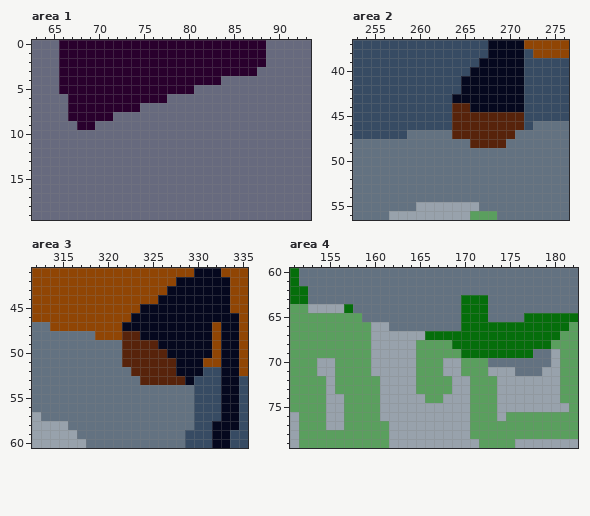
Two states of a pixel-art file, palette_swap_test.ase. Above, as it was before the edit.
480x270 pixels, 1 frame. Colours within 5 levels of each other are drawn and written as one. Shown: area 1: x 63..93, y 0..19; area 2: x 253..276, y 37..56; area 3: x 312..335, y 41..60; area 4: x 151..182, y 60..79. The commit also changed other parts of the picture, which this record leaves out.
The result:
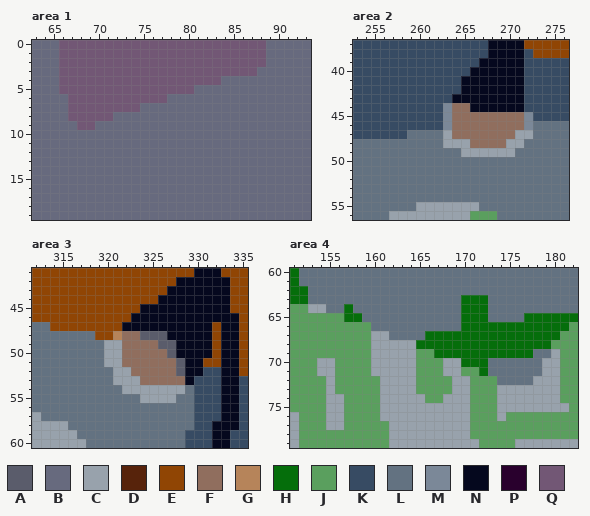
Palette (. is transparent): A #5a5c6b  B #676a7e  C #98a2ac  D #57230b  E #904504  F #906e5e  G #b6845a  H #056e0b  J #5a9f5e  K #374b63  L #637281  M #7b8898  N #05081e  P #29002d  Q #725775
The edit:
--- area 1, layer "light_night"
@@ x 63..93 @@
- 0 BBBPPPPPPPPPPPPPPPPPPPPPPPBBBBB
- 1 BBBPPPPPPPPPPPPPPPPPPPPPPPBBBBB
- 2 BBBPPPPPPPPPPPPPPPPPPPPPPPBBBBB
- 3 BBBPPPPPPPPPPPPPPPPPPPPPPBBBBBB
- 4 BBBPPPPPPPPPPPPPPPPPPBBBBBBBBBB
- 5 BBBPPPPPPPPPPPPPPPBBBBBBBBBBBBB
- 6 BBBBPPPPPPPPPPPBBBBBBBBBBBBBBBB
- 7 BBBBPPPPPPPPBBBBBBBBBBBBBBBBBBB
- 8 BBBBPPPPPBBBBBBBBBBBBBBBBBBBBBB
- 9 BBBBBPPBBBBBBBBBBBBBBBBBBBBBBBB
+ 0 BBBQQQQQQQQQQQQQQQQQQQQQQQBBBBB
+ 1 BBBQQQQQQQQQQQQQQQQQQQQQQQBBBBB
+ 2 BBBQQQQQQQQQQQQQQQQQQQQQQQBBBBB
+ 3 BBBQQQQQQQQQQQQQQQQQQQQQQBBBBBB
+ 4 BBBQQQQQQQQQQQQQQQQQQBBBBBBBBBB
+ 5 BBBQQQQQQQQQQQQQQQBBBBBBBBBBBBB
+ 6 BBBBQQQQQQQQQQQBBBBBBBBBBBBBBBB
+ 7 BBBBQQQQQQQQBBBBBBBBBBBBBBBBBBB
+ 8 BBBBQQQQQBBBBBBBBBBBBBBBBBBBBBB
+ 9 BBBBBQQBBBBBBBBBBBBBBBBBBBBBBBB
 10 BBBBBBBBBBBBBBBBBBBBBBBBBBBBBBB
--- area 2, layer "light_night"
@@ x 261..274 @@
 43 KKKNNNNNNNNKKK
-44 KKKDDNNNNNNKKK
-45 KKKDDDDDDDDKKK
-46 KKKDDDDDDDDKLL
-47 LLLDDDDDDDLLLL
-48 LLLLLDDDDLLLLL
-49 LLLLLLLLLLLLLL
+44 KKMFFNNNNNNKKK
+45 KKMFFFFFFFFMKK
+46 KKMFFFFFFFFMLL
+47 LLCFFFFFFFCCLL
+48 LLCCCFFFFCCLLL
+49 LLLLCCCCCCLLLL
 50 LLLLLLLLLLLLLL
--- area 3, layer "light_night"
@@ x 318..330 @@
 47 EEEENNNNNNNNN
-48 LEEEDDNNNNNNN
-49 LLLLDDDDNNNNN
-50 LLLLDDDDDNNNN
-51 LLLLDDDDDDNNN
-52 LLLLLDDDDDNNN
-53 LLLLLLDDDDDNK
-54 LLLLLLLLLLLLK
-55 LLLLLLLLLLLLK
+48 LEEGFFAAANNNN
+49 LLCCFFFFAANNN
+50 LLCCFFFFFANNN
+51 LLCCFFFFFFANN
+52 LLLCCFFFFFANN
+53 LLLCCCFFFFFNK
+54 LLLLCCCCCCCLK
+55 LLLLLLCCCCLLK
 56 LLLLLLLLLLLLK
--- area 4, layer "light_night"
@@ x 151..182 @@
 63 HHLLLLLLLLLLLLLLLLLHHHLLLLLLLLLL
-64 JJCCCCHLLLLLLLLLLLLHHHLLLLLLLLLL
-65 JJJJJJJJLLLLLLLLLLLHHHLLLLHHHHHH
-66 JJJJJJJJJCCLLLLLLLLHHHHHHHHHHHHJ
-67 JJJJJJJJJCCCCCCHHHHHHHHHHHHHHHJJ
-68 JJJJJJJJJCCCCCJJJJHHHHHHHHHHHJJJ
-69 JJJJJJJJJCCCCCJJJJJHHHHHHHHLLCJJ
-70 JJJCCJJJJCCCCCJJJCCJJJLLLLLLLCJJ
-71 JJJCCJJJJCCCCCJJJCCJJJCCCLLLCCJJ
-72 JJJJCJJJJJCCCCJJJJCCJJJCCCCCCCJJ
+64 JJCCLLHLLLLLLLLLLLLHHHLLLLLLLLLL
+65 JJJJJJHHLLLLLLLLLLLHHHLLLLHHHHHH
+66 JJJJJJJJJLLLLLLLLLLHHHHHHHHHHHHJ
+67 JJJJJJJJJCCLLLLHHHHHHHHHHHHHHHJJ
+68 JJJJJJJJJCCCCCHHHHHHHHHHHHHHHJJJ
+69 JJJJJJJJJCCCCCJJHHHHHHHHHHHLLCJJ
+70 JJJCCJJJJCCCCCJJJCCHHHLLLLLLCCJJ
+71 JJJCCJJJJCCCCCJJJCCJJHLLLLLLCCJJ
+72 JJJJCJJJJJCCCCJJJJCCJJJLLLLCCCJJ
 73 JJJJCJJJJJCCCCJJJJCCJJJCCCCCCCJJ
Pixel boxes of the changes (left, top, right, bottom) in both pictures:
changed: (59, 40, 266, 130)
changed: (443, 103, 533, 157)
changed: (104, 331, 185, 403)
changed: (326, 304, 551, 385)
